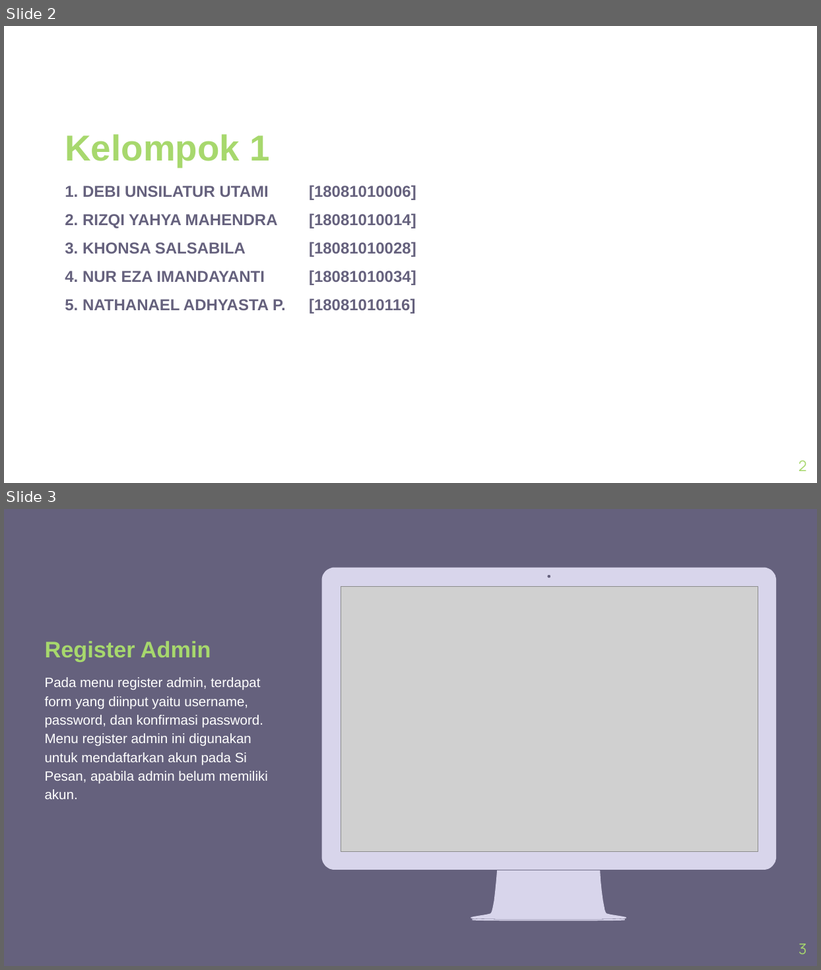
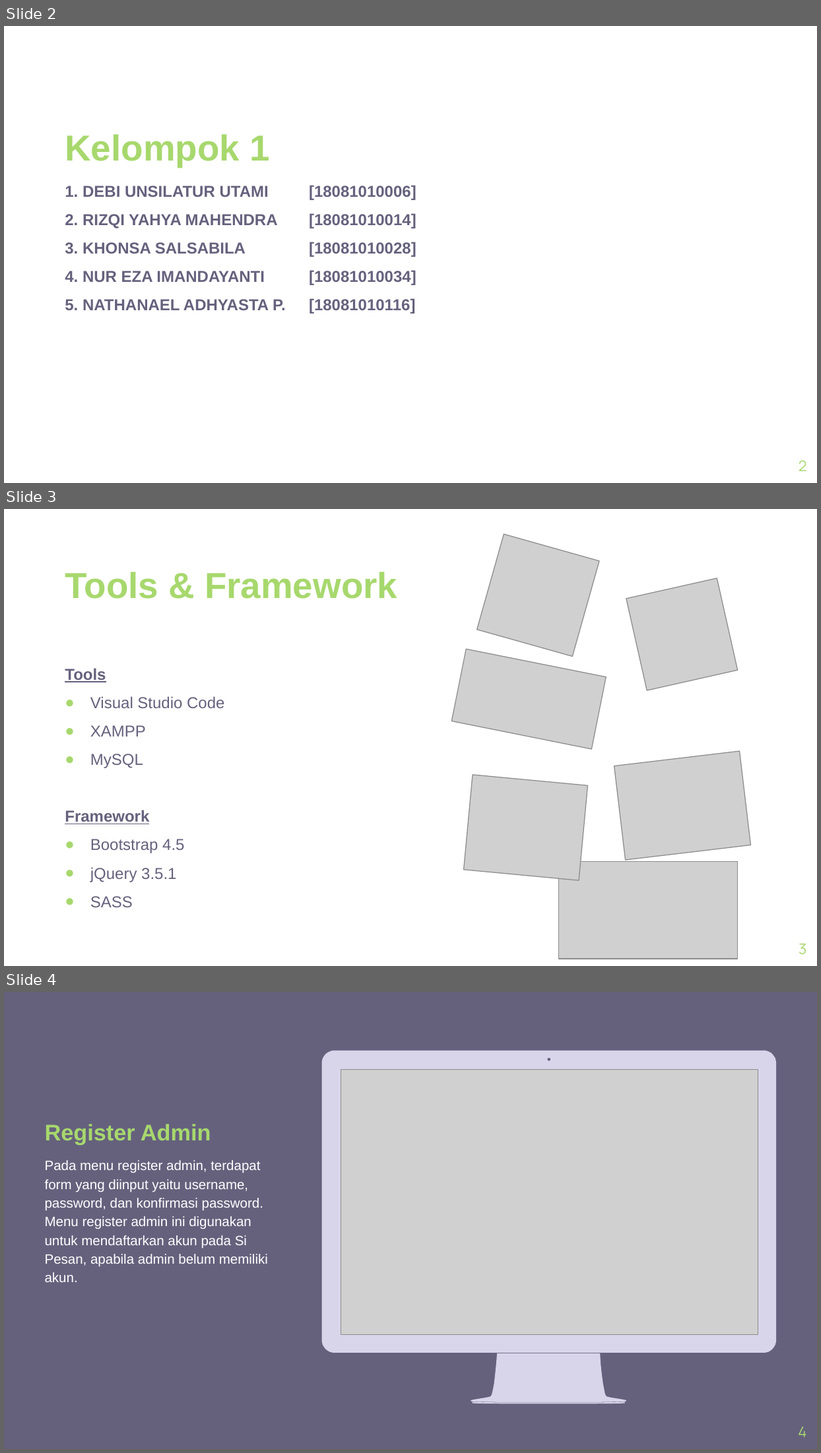
Before and after one commit to yahyamahen/FP-Pemrograman-Web, a slide deck: _Laporan/PPT_FP PEMWEB A_KELOMPOK 1_SiPesan.pptx. Shown one above the other, each under a label of ours: slides 2 and 3 before the commit, slides 2, 3 and 4 after it. The pictures are 821x970 and 821x1453 pixels, drawn with LibreOffice and Linux fonts; fonts in the diff are those of the drawing; grey boxes stand for pictures; background and template pictures are left out. Boxes give left, top, right and bottom in pixels: in the first picture for what was removed or moved away, otherwise in the second. Text is boxed around its words. In the diff, an @@ line names an element or a change of style, - is before the commit and + after.

```diff
--- a/_Laporan/PPT_FP PEMWEB A_KELOMPOK 1_SiPesan.pptx
+++ b/_Laporan/PPT_FP PEMWEB A_KELOMPOK 1_SiPesan.pptx
@@ slide 3 added at [4,509,817,966], background #FFFFFF @@
@@ picture added at [477,534,599,656] @@
@@ title added at [65,572,397,599], 32 pt, text #A7D86D, bold @@
+Tools & Framework
@@ picture added at [626,578,738,691] @@
@@ picture added at [452,650,607,750] @@
@@ subtitle added at [65,668,224,908], 14 pt, text #65617D @@
+Tools
+● Visual Studio Code
+● XAMPP
+● MySQL
+Framework
+● Bootstrap 4.5
+● jQuery 3.5.1
+● SASS
@@ picture added at [614,751,750,860] @@
@@ picture added at [464,774,588,880] @@
@@ picture added at [558,862,737,960] @@
@@ page number added at [799,944,807,955], 13 pt, text #A7D86D @@
+3
@@ what was slide 3 is now slide 4 @@
@@ page number at [798,1427,807,1438]: text changed @@
-3
+4
```
Also in this commit, not shown: 1 slide changed, 1 other file.
